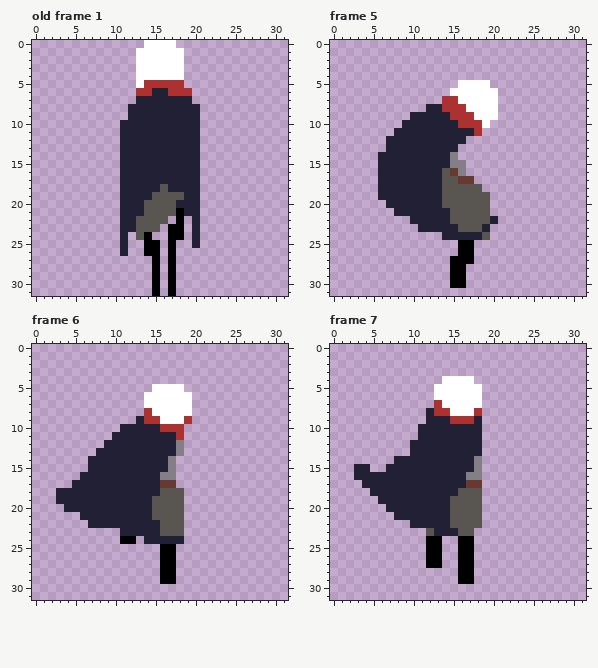
Two versions of one pixel-art file, aseprite/finalized/movement/NDash.aseprite. Above: the version before the commit.
32x32 pixels, 10 frames. Shown: old frame 1, frame 5, frame 6, frame 7. The commit also changed other frames, which this record leaves out.
After the commit:
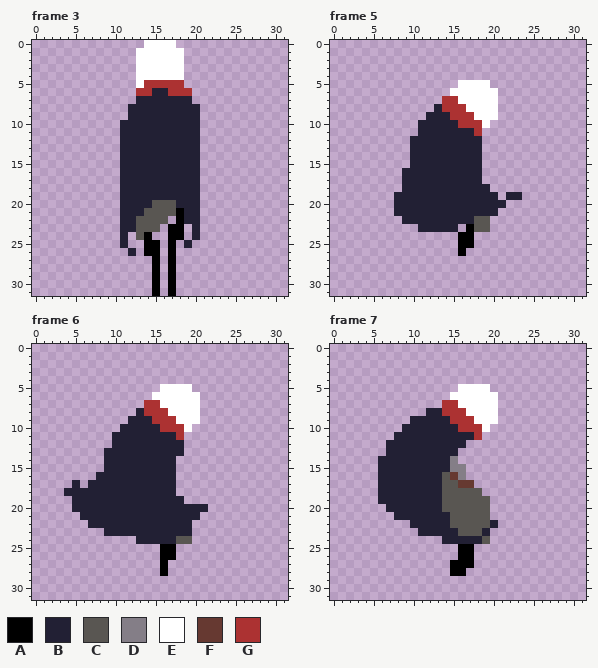
Palette (. is transparent): A #000000  B #222034  C #595652  D #847e87  E #ffffff  F #663931  G #ac3232
A new or re-ordered frame is compared with the old frame closest to it.
Change:
frames re-ordered
Changed rows in their new state; - is an unchanged pixel.
Frame 3 against old frame 1, layer "cape":
first column x 11:
18 -----B----
19 ----BBBB--
20 ---B------
22 --------B-
25 --------B.
26 .B--------
Frame 5, layers "cape", "legs":
first column x 6:
 8 ------.-----------
 9 ----..------------
10 ---..-------------
11 --...-------------
12 -...-------BB-----
13 -...------BBB-----
14 ....-----BBBB-----
15 ....-----BBBB-----
16 ...-----BBBBB-----
17 ...-----BBBBB-----
18 ...-----BBBBBB----
19 ..------BBBBBBB-BB
20 -.------BBBBBBBB--
21 ---------BBBBBB---
22 ---B-----BBB--.---
23 ----------.A-C----
24 --------..AA..----
26 -----------.------
27 ---------...------
28 ---------..-------
29 ---------..-------
30 ---------..-------
Frame 6, layers "cape", "head", "legs":
first column x 3:
 5 ------------.---E--
 6 -----------.-----E-
 7 -----------GG----E-
 8 ----------B-GG---E-
 9 ---------B-B-GG-EE-
10 ----------------E--
12 ------.--------B---
13 -----.---------B---
14 ----..--------B----
15 ----..--------B----
16 ---..--------BB----
17 ---.---------BB----
18 .------------BB.---
19 ..----------BBBB---
20 -.----------BBBBBBB
21 ------------BBBBBB-
22 -------------BBBB--
23 ------BB-----BBBB--
24 --------..B----CC--
27 --------------.----
28 --------------.----
29 -------------..----
Frame 7:
first column x 3:
 4 -----------....---
 5 ----------...---E-
 6 ----------..----EE
 7 ----------.GG---EE
 8 ----------B-GG-EEE
 9 -------BB------EEE
10 ------BB-----GGGE-
11 -----BBB-------G--
12 ----BBB-------..--
13 ----BBB------...--
14 ---BB-------D...--
15 ..-B--------DD..--
16 ...--------CFD..--
17 -..--------CCF-.--
18 --.--------CC-----
19 -----------C----C-
20 -----------C----C-
21 ----------------C-
22 ----------------CB
23 --------BB-----CB-
24 ---------..BBBBBC-
25 ---------..-------
26 ---------..-------
27 ---------..-A-----
28 ------------A-.---
29 -------------..---
Where, in picture pixels (left, top, right, bottom), the same in both pictures:
changed: (144, 184, 200, 248)
changed: (120, 248, 136, 256)
changed: (378, 104, 522, 288)
changed: (56, 384, 208, 584)
changed: (354, 376, 498, 584)
